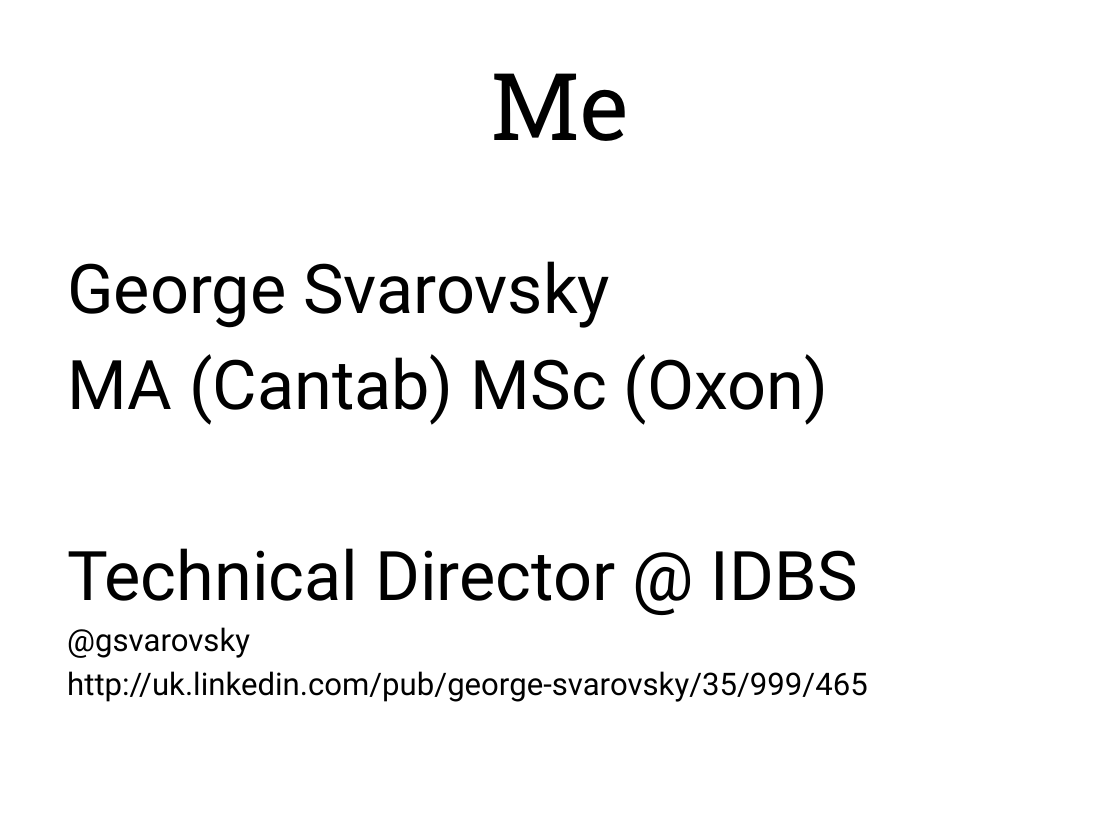
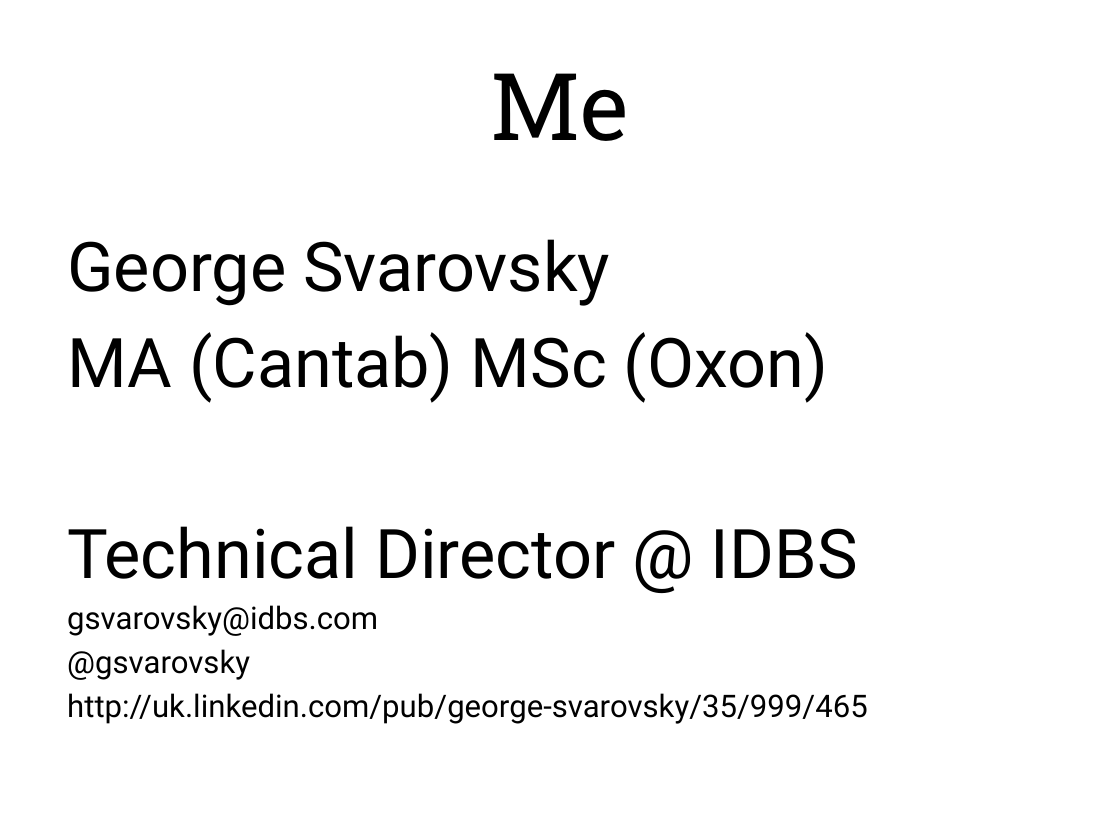
Before and after one commit to paul-sadler-ext/javasizzle, a slide deck: slide 2 of JSizzle-Demo/doc/Modelling in Java.pptx. Drawn at 1120x840 pixels with LibreOffice and Linux fonts; fonts in the diff are those of the drawing. Boxes give left, top, right and bottom in pixels: in the first picture for what was removed or moved away, otherwise in the second. Text is boxed around its words. In the diff, an @@ line names an element or a change of style, - is before the commit and + after.

```diff
--- a/JSizzle-Demo/doc/Modelling in Java.pptx
+++ b/JSizzle-Demo/doc/Modelling in Java.pptx
@@ text at (x1=67, y1=605, x2=378, y2=636): paragraph added @@
+gsvarovsky@idbs.com
```
Also in this commit, not shown: 1 other slide changed, 6 slides added, 1 slide removed, 14 other files.
